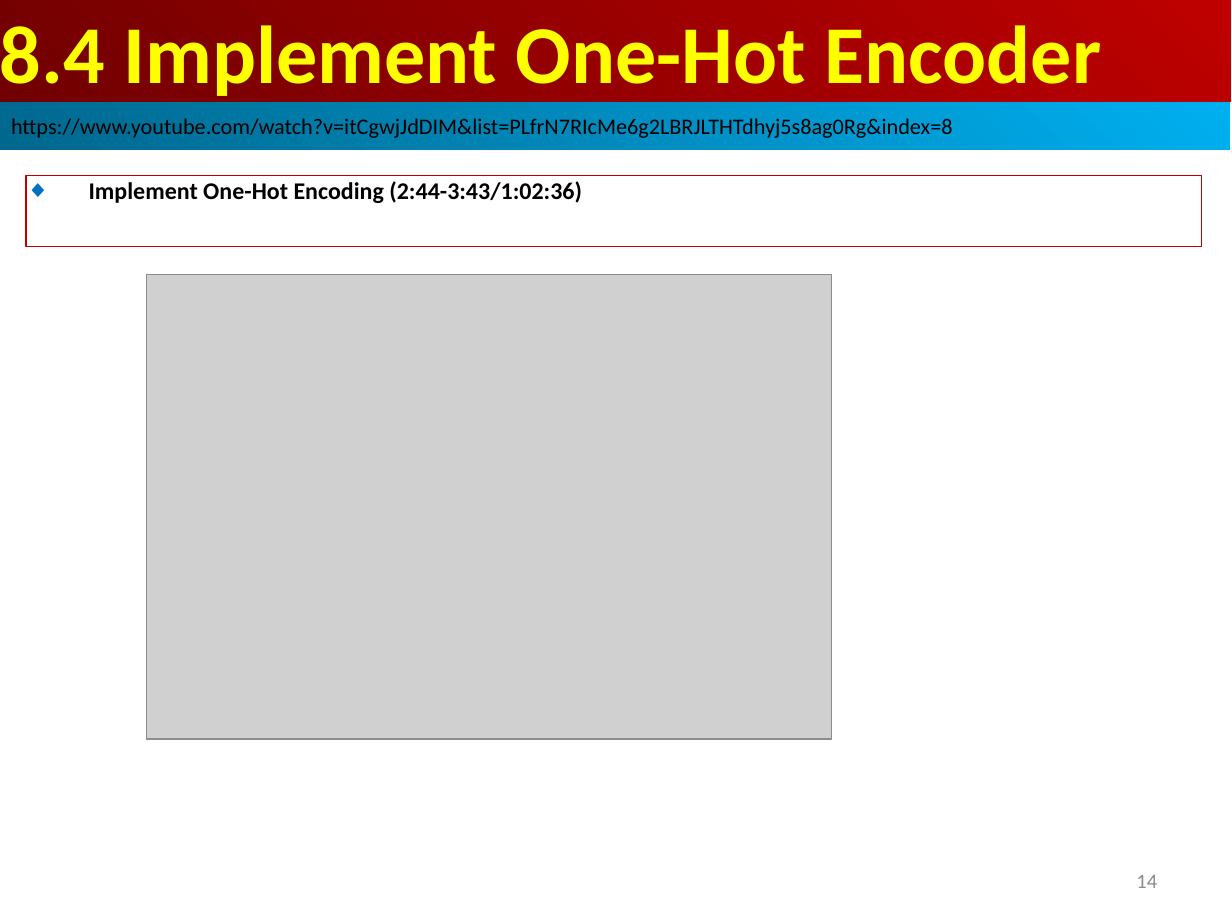
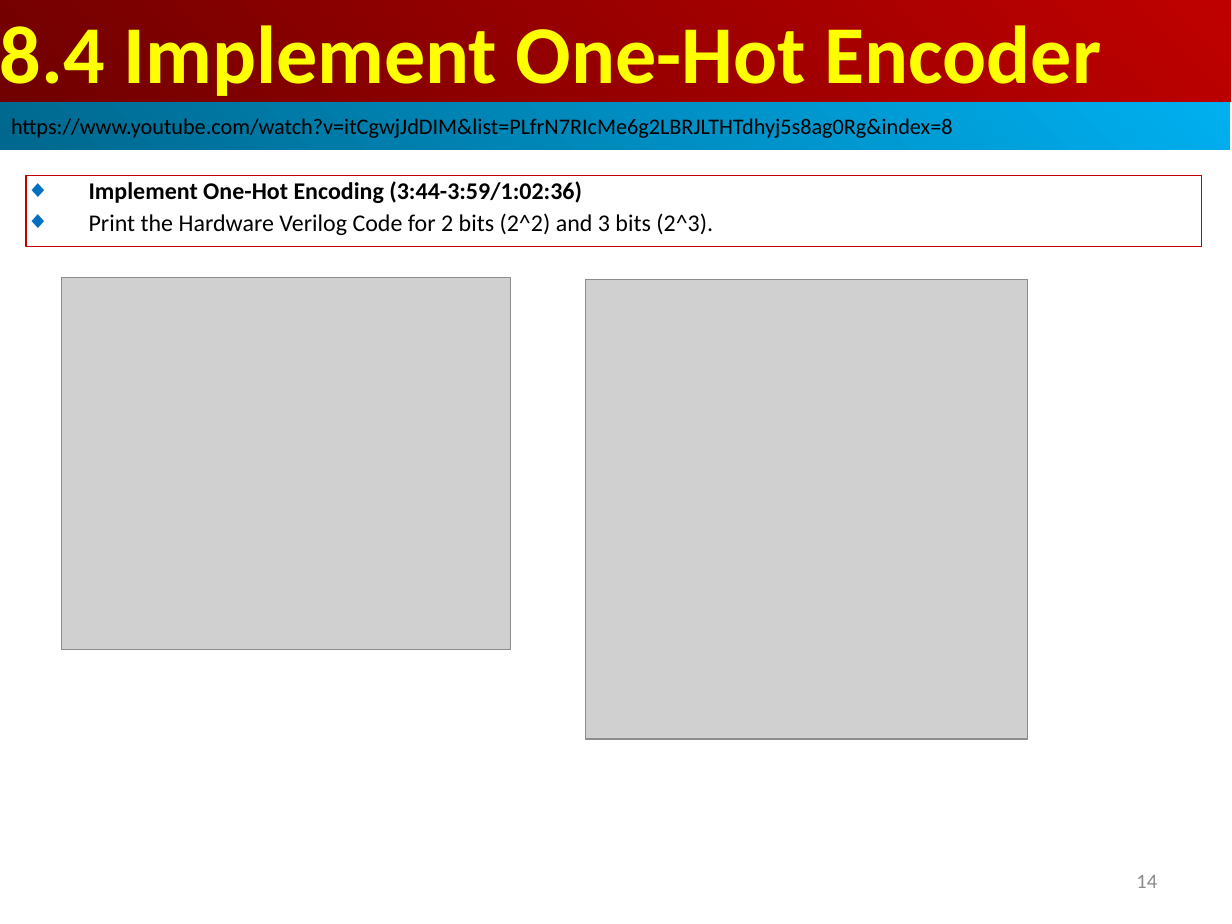
Before and after one commit to peterhchen/AIU_CS800_Chisel, a slide deck: slide 14 of 500_UCSC_HWD/008_Arbit/000_Video/008.Arbit.ppt. Drawn at 1232x924 pixels with LibreOffice and Linux fonts; fonts in the diff are those of the drawing; grey boxes stand for pictures. Boxes give left, top, right and bottom in pixels: in the first picture for what was removed or moved away, otherwise in the second. Text is boxed around its words. In the diff, an @@ line names an element or a change of style, - is before the commit and + after.

```diff
--- a/500_UCSC_HWD/008_Arbit/000_Video/008.Arbit.ppt
+++ b/500_UCSC_HWD/008_Arbit/000_Video/008.Arbit.ppt
@@ text in rectangle at (89,181,713,235): text changed; bold off @@
-◆ Implement One-Hot Encoding (2:44-3:43/1:02:36)
+◆ Implement One-Hot Encoding (3:44-3:59/1:02:36)
+◆ Print the Hardware Verilog Code for 2 bits (2^2) and 3 bits (2^3).
@@ picture: place and size @@
-picture at (147,275,832,739)
+picture at (62,277,511,649)
@@ picture added at (585,280,1027,739) @@
```
Also in this commit, not shown: 2 other slides changed, 41 slides added.
